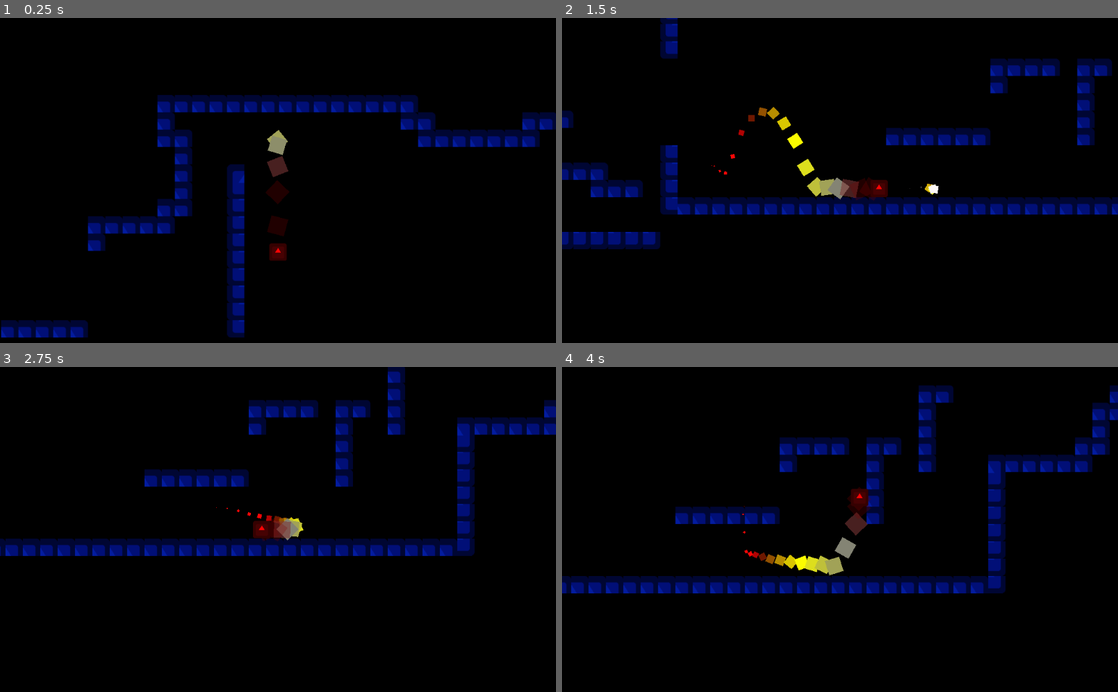
Above: before the commit, frames 1-4 (two rows, left to right).
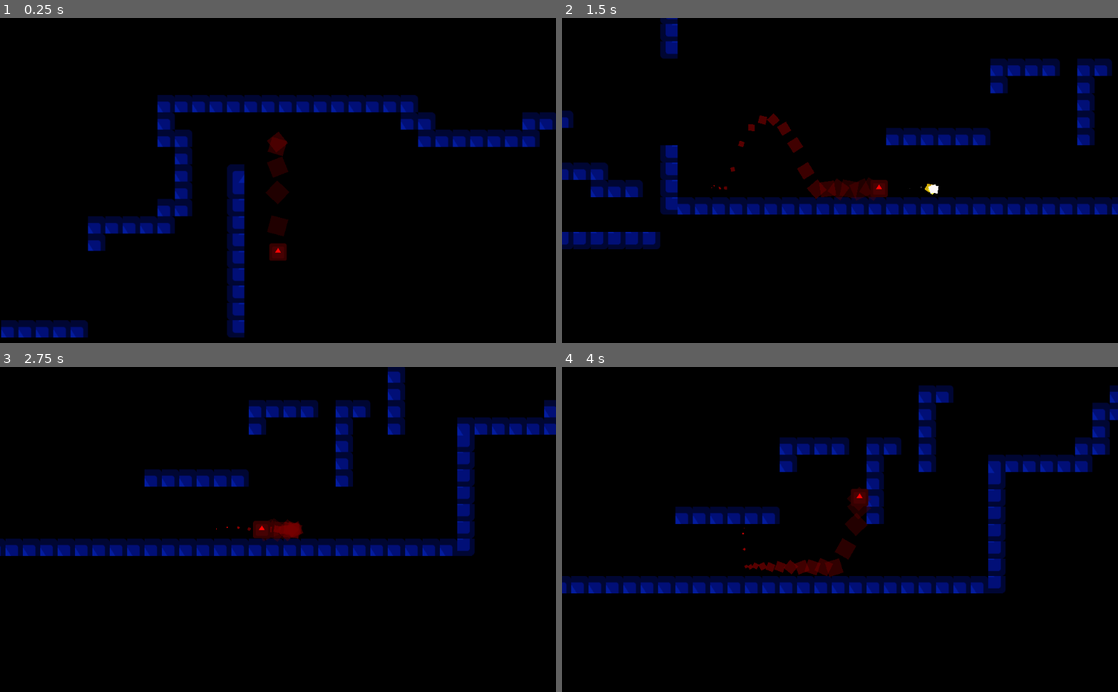
Above: after the commit, the same moments.

Repository: penzur/godot-movement-study
Game: Godot game, scene res://Main.tscn
The game is run twice, just before and just after one commit, with the same random seed, the same clock (stepped at 60 frames per second) and the same inputs. The engine's default icon, where the game draws it, is replaced by a stand-in: a white triangle on a blue panel in a dark square.
Inputs:
- Up to frame 1 (0.25 s): no input
- Up to frame 2 (1.5 s): hold K (shoot) 0.53-1.28 s; hold D (move_right) from 0.53 s (still down); tap Space (jump) at 0.77 s; tap K (shoot) at 1.35 s
- Up to frame 3 (2.75 s): tap Space (jump) at 1.52 s; release D (move_right) at 2.03 s; hold A (move_left) from 2.03 s (still down); hold K (shoot) from 2.03 s (still down)
- Up to frame 4 (4 s): release A (move_left) at 2.78 s; release K (shoot) at 2.78 s; hold D (move_right) from 2.78 s (still down); tap K (shoot) at 2.85 s; tap Space (jump) at 3.02, 3.77 s; hold K (shoot) from 3.53 s (still down)

The runs differ from the first frame. In frame 1, 0.3% of the frame differs, in the area x 48-52%, y 34-56%; in frame 2, 1.1%; in frame 3, 0.3%; in frame 4, 1.1%, in the area x 32-55%, y 42-65%.

Commit message:
change trail color

Diff:
--- a/Player.tscn
+++ b/Player.tscn
@@ -3,34 +3,34 @@
 [ext_resource path="res://icon.png" type="Texture" id=1]
 [ext_resource path="res://Character.gd" type="Script" id=2]
 
-[sub_resource type="Curve" id=7]
+[sub_resource type="Curve" id=1]
 min_value = -360.0
 max_value = 360.0
 _data = [ Vector2( 0, -360 ), 0.0, 0.0, 0, 0, Vector2( 1, 360 ), 0.0, 0.0, 0, 0 ]
 
-[sub_resource type="CurveTexture" id=8]
-curve = SubResource( 7 )
+[sub_resource type="CurveTexture" id=2]
+curve = SubResource( 1 )
 
-[sub_resource type="Gradient" id=2]
-offsets = PoolRealArray( 0.103704, 0.17037, 0.385185, 0.605, 0.659259 )
-colors = PoolColorArray( 0.490196, 0, 0, 0.258824, 0.492188, 0.491641, 0.490265, 1, 0.992188, 1, 0, 1, 0.37793, 0, 0, 1, 0.992188, 0.0348816, 0.0348816, 1 )
+[sub_resource type="Gradient" id=3]
+offsets = PoolRealArray( 0.103704, 0.744444, 0.885185 )
+colors = PoolColorArray( 0.490196, 0, 0, 0.258824, 0.37793, 0, 0, 1, 0.992188, 0.0348816, 0.0348816, 1 )
 
-[sub_resource type="GradientTexture" id=3]
-gradient = SubResource( 2 )
+[sub_resource type="GradientTexture" id=4]
+gradient = SubResource( 3 )
 
-[sub_resource type="Curve" id=4]
+[sub_resource type="Curve" id=5]
 _data = [ Vector2( 0, 1 ), 0.0, 0.0, 0, 0, Vector2( 1, 0 ), 0.0, 0.0, 0, 0 ]
 
-[sub_resource type="CurveTexture" id=5]
-curve = SubResource( 4 )
+[sub_resource type="CurveTexture" id=6]
+curve = SubResource( 5 )
 
-[sub_resource type="ParticlesMaterial" id=6]
+[sub_resource type="ParticlesMaterial" id=7]
 emission_shape = 1
 emission_sphere_radius = 1.0
 flag_disable_z = true
 spread = 0.0
 flatness = 1.0
-gravity = Vector3( 0, -200, 0 )
+gravity = Vector3( 0, -100, 0 )
 angular_velocity = -82.76
 angular_velocity_random = 1.0
 orbit_velocity = 0.0
@@ -54,7 +54,7 @@
 position = Vector2( -1.97824, 2.49117 )
 amount = 20
 local_coords = false
-process_material = SubResource( 6 )
+process_material = SubResource( 7 )
 
 [node name="icon" type="Sprite" parent="."]
 modulate = Color( 1, 0.0196078, 0.0196078, 1 )
Not shown: 2 places in Player.tscn that only renumber resources
